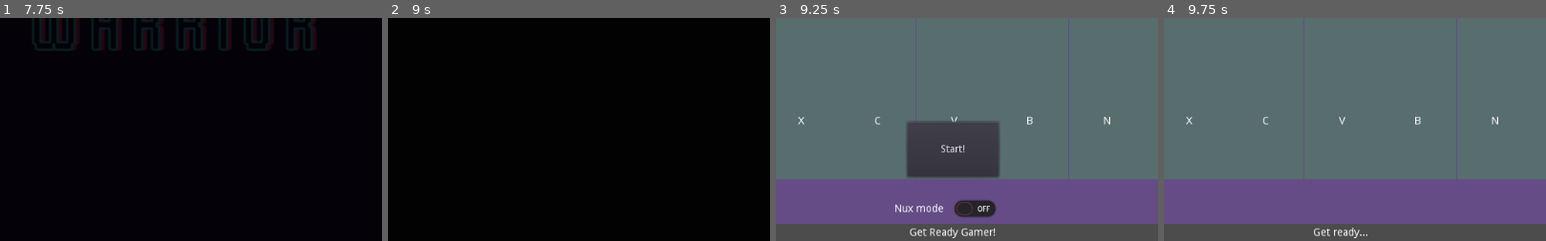
Above: before the commit, frames 1-4 (left to right).
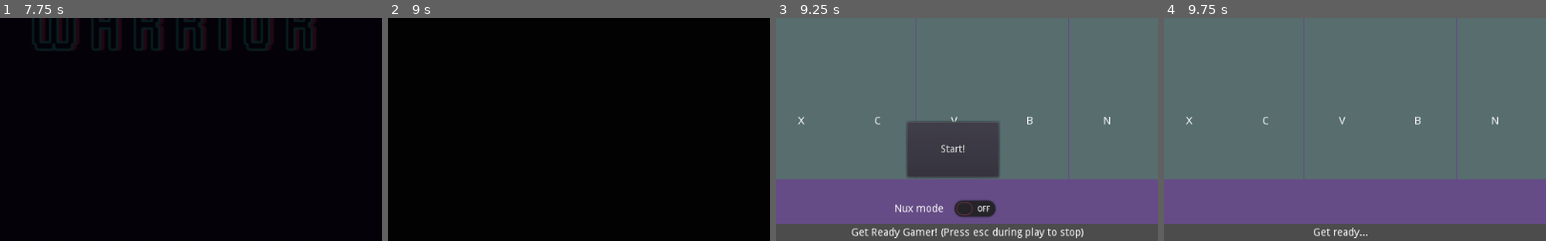
Above: after the commit, the same moments.

Repository: nicholso24/Keyboard-Warrior
Game: Godot game, scene res://IntroScreen.tscn
Two runs of this game, one before a commit and one after it. Both use one fixed random seed, a clock stepped at 60 frames per second and the inputs below.
Inputs (mouse positions are % of the whole screen's width and height, from its top left):
- Up to frame 1 (7.75 s): tap Enter at 0.5, 3.5, 5 s; move the mouse to (72, 45) at 0.52 s; press the mouse at (72, 45) at 0.53 s; hold Right (ui_right) 0.53-1.28 s; tap Space at 1.25, 4.25, 5.75 s; move the mouse to (30, 55) at 1.27 s; release the mouse at (30, 55) at 1.28 s; hold Down (ui_down) 1.28-2.03 s; tap A (a_key) at 1.35 s; click (30, 55) at 1.55 s; move the mouse to (60, 28) at 2.02 s; press the mouse at (60, 28) at 2.03 s; hold Right (ui_right) 2.03-2.78 s; tap B (b_key) at 2.1 s; move the mouse to (45, 70) at 2.77 s; release the mouse at (45, 70) at 2.78 s; hold Up (ui_up) 2.78-3.53 s; tap C (c_key) at 2.85 s; click (45, 70) at 3.05 s; move the mouse to (80, 65) at 3.52 s; press the mouse at (80, 65) at 3.53 s; hold Left (ui_left) 3.53-5.03 s; tap D (d_key) at 3.6 s; tap Escape (esc) at 4.15 s; move the mouse to (20, 35) at 4.27 s; release the mouse at (20, 35) at 4.28 s; tap E (e_key) at 4.35 s; click (20, 35) at 4.55 s; move the mouse to (55, 50) at 5.02 s; press the mouse at (55, 50) at 5.03 s; hold Down (ui_down) 5.03-5.78 s; tap F (f_key) at 5.1 s; move the mouse to (35, 25) at 5.77 s; release the mouse at (35, 25) at 5.78 s; hold Right (ui_right) 5.78-6.53 s; tap G (g_key) at 5.85 s; click (35, 25) at 6.05 s; move the mouse to (72, 45) at 6.52 s; press the mouse at (72, 45) at 6.53 s; hold Up (ui_up) 6.53-7.28 s; tap H (h_key) at 6.6 s; move the mouse to (30, 55) at 7.27 s; release the mouse at (30, 55) at 7.28 s; hold Right (ui_right) from 7.28 s (still down); tap I (i_key) at 7.35 s; click (30, 55) at 7.55 s
- Up to frame 2 (9 s): move the mouse to (60, 28) at 8.02 s; release Right (ui_right) at 8.03 s; press the mouse at (60, 28) at 8.03 s; hold Down (ui_down) 8.03-8.78 s; tap J (j_key) at 8.1 s; move the mouse to (45, 70) at 8.77 s; release the mouse at (45, 70) at 8.78 s; hold Left (ui_left) from 8.78 s (still down); tap K (k_key) at 8.85 s
- Up to frame 3 (9.25 s): keep holding Left (ui_left); click (45, 70) at 9.05 s
- Up to frame 4 (9.75 s): release Left (ui_left) at 9.5 s; click "Start!" at 9.5 s
The pictures show only the part of the screen within x 27-77%, y 50-100%; the shares and areas given below are measured in that part.

Frames 1-2 are identical in both runs. In frame 3, 1.3% of the frame differs, in the area x 19-81%, y 94-99%; in frame 4, nothing differs.

Commit message:
init commit

Diff:
--- a/Keyboard Warrior/HUD.tscn
+++ b/Keyboard Warrior/HUD.tscn
@@ -22,7 +22,7 @@
 margin_left = -136.0
 margin_top = -21.0
 margin_right = 136.0
-text = "Get Ready Gamer!"
+text = "Get Ready Gamer! (Press esc during play to stop)"
 align = 1
 valign = 1
 
--- a/Keyboard Warrior/Main.tscn
+++ b/Keyboard Warrior/Main.tscn
@@ -48,11 +48,9 @@
 anchor_right = 1.0
 anchor_bottom = 1.0
 margin_left = 2.0
-
 margin_top = -23.0
 margin_right = 2.0
 margin_bottom = -23.0
-
 color = Color( 0.4, 0.301961, 0.529412, 1 )
 script = ExtResource( 2 )
 
--- a/Keyboard Warrior/Player.gd
+++ b/Keyboard Warrior/Player.gd
@@ -3,6 +3,7 @@
 #signal hit
 export (int) var speed = 500
 
+var dead = false
 onready var target = position
 var velocity = Vector2()
 signal restart
@@ -18,20 +19,19 @@
 		emit_signal("restart")
 
 func _physics_process(delta):
-	velocity = position.direction_to(target) * speed
-	# look_at(target)
-	if position.distance_to(target) > 5:
-		$AnimatedSprite.animation = "run"
-		$AnimatedSprite.flip_h = velocity.x < 0
-		#velocity = move_and_collide(velocity)
-		var enemy = move_and_collide(velocity * delta)
+	if dead:
+		pass
+	else:
+		velocity = position.direction_to(target) * speed
+		# look_at(target)
+		if position.distance_to(target) > 5:
+			$AnimatedSprite.animation = "run"
+			$AnimatedSprite.flip_h = velocity.x < 0
+			#velocity = move_and_collide(velocity)
+			var enemy = move_and_collide(velocity * delta)
 
-		#if enemy:
-				#emit_signal("hit")
-				#hide()
-	else:
-
-		$AnimatedSprite.animation = "idle"
+		else:
+			$AnimatedSprite.animation = "idle"
 
 
 # Called when the player is inside the keyarea when it is activated
@@ -41,9 +41,16 @@
 
 # Spawns the player in
 func start(new_position):
+		dead = false
 		position = new_position
 		show()
 		$CollisionShape2D.disabled = false
+
+func death():
+	dead = true
+	$AnimatedSprite.animation = "death"
+	yield($AnimatedSprite, "animation_finished")
+	hide()
 
 
 
--- a/Keyboard Warrior/Robot.gd
+++ b/Keyboard Warrior/Robot.gd
@@ -35,8 +35,9 @@
 
 	# If collided with the player
 	if object:
+	  player.death()
 	  emit_signal("player_hit")
-	  player.hide()
+
 
 	# If the robot is dead
 	if dead:
--- a/Keyboard Warrior/Terminator.gd
+++ b/Keyboard Warrior/Terminator.gd
@@ -32,8 +32,8 @@
 
 	# If player is hit
 	if object:
+		player.death()
 		emit_signal("player_hit")
-		player.hide()
 
 # If enemy is in key area when it is activated it calls the kill method on itself
 func kill():
--- a/Keyboard Warrior/Unstoppable.gd
+++ b/Keyboard Warrior/Unstoppable.gd
@@ -18,8 +18,8 @@
 
 	# If player is hit
 	if object:
+		player.death()
 		emit_signal("player_hit")
-		player.hide()
 
 # Method called when the enemy is inside a keyarea when it is activated
 # The Unstoppable enemy cannot be killed, but instead grows bigger
